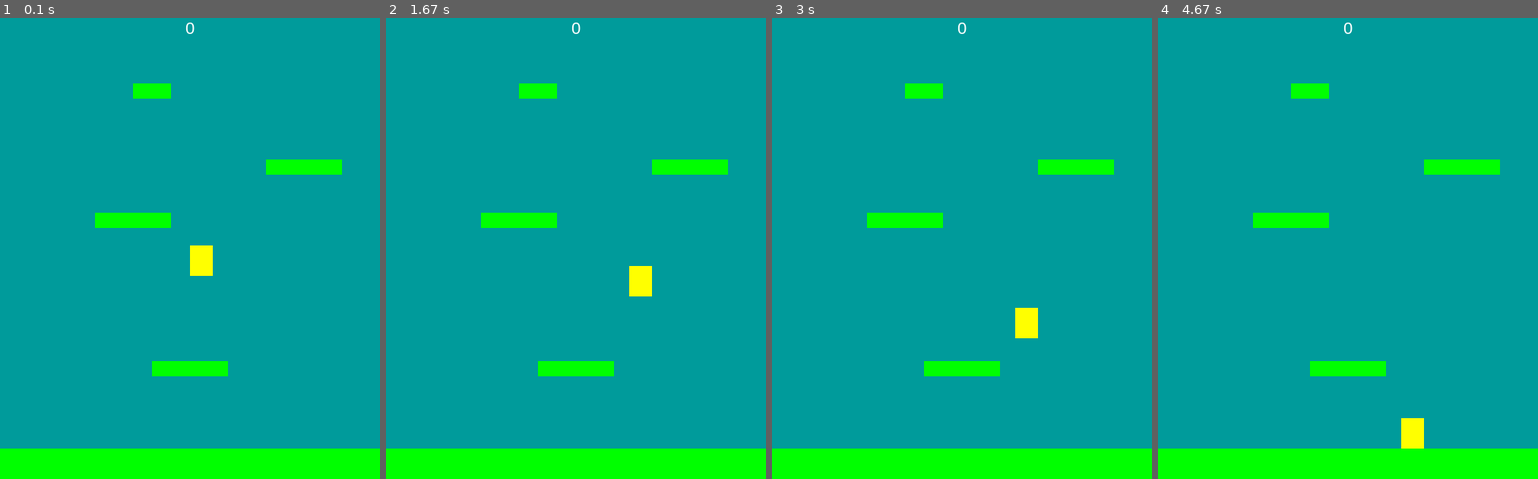
Above: before the commit, frames 1-4 (left to right).
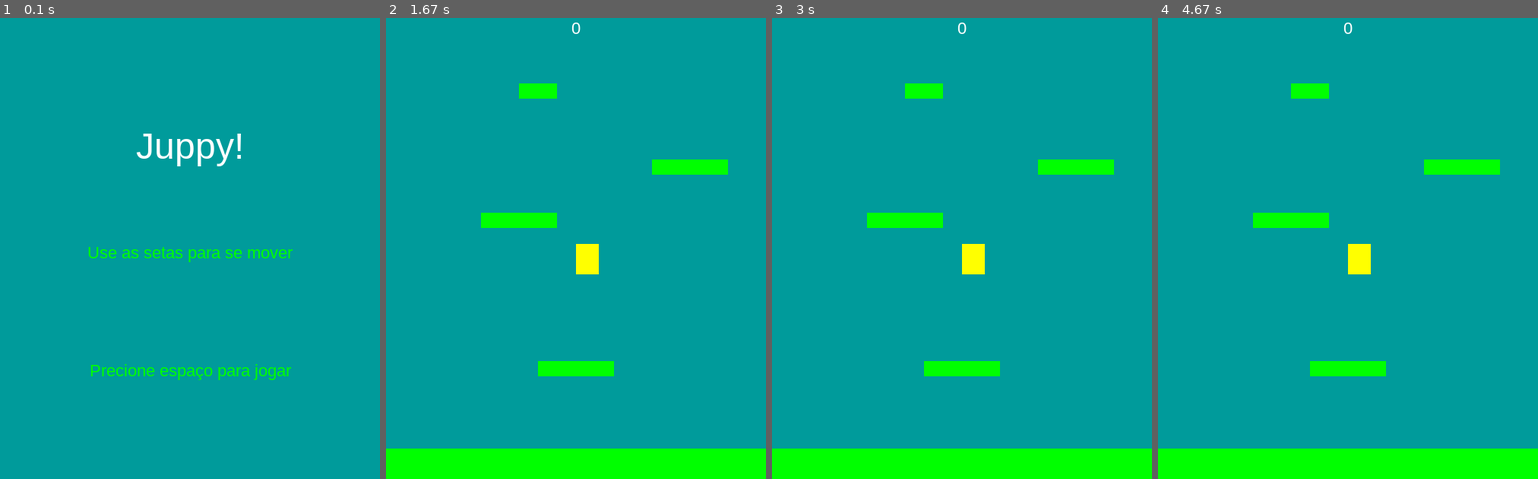
Above: after the commit, the same moments.

Repository: RodrigoMBarros/PyGame_2020.1
Game: pygame game, started from inicio_projeto/game_main.py
Two runs of this game, one before a commit and one after it. Both use one fixed random seed, a clock stepped at 60 frames per second and the inputs below.
Inputs:
- Up to frame 1 (0.1 s): no input
- Up to frame 2 (1.67 s): tap Space at 0.33, 0.73, 1.03 s; hold Right 0.67-1.13 s
- Up to frame 3 (3 s): no input
- Up to frame 4 (4.67 s): no input

The runs differ from the first frame. In frame 1, 11% of the frame differs, in the area x 0-100%, y 0-100%; in frame 2, 0.8%; in frame 3, 0.8%; in frame 4, 0.8%.

Commit message:
Alterações na tela - erro na mudança

Diff:
--- a/inicio_projeto/game_main.py
+++ b/inicio_projeto/game_main.py
@@ -194,6 +194,9 @@
             self.jogador.trata_eventos(event)
 
     def draw(self):
+
+        # Função para desenvolver imagens #
+
         self.screen.fill(LIGHTBLUE)
         # self.screen.blit(backgrond,(0,0))
         self.all_sprites.draw(self.screen)
@@ -212,17 +215,31 @@
 
 
     def tela_inicial(self):
+
         # game go screen
+
         self.screen.fill(LIGHTBLUE)
         self.draw_textos("Juppy!", 48, WHITE, WIDTH / 2, HEIGHT /4)
+
         #== Instruções
         self.draw_textos("Use as setas para se mover", 22, GREEN, WIDTH/2, HEIGHT / 2)
         self.draw_textos("Precione espaço para jogar", 22, GREEN, WIDTH/2, (HEIGHT* 3/4) )
         pg.display.flip()
-
+        self.espera_acao()
 
     def tela_final(self):
-        pass
+
+        #Função para definir a tela final de gameover#
+
+        if not self.rodando:  #se quiser sair não tem que mostrar a tela final
+            return
+        self.screen.fill(LIGHTBLUE)
+        # resultados
+        self.draw_textos("GAME OVER", 48, BLACK, WIDTH / 2, HEIGHT /4)
+        self.draw_textos("Score = " + str(self.score), 22, GREEN, WIDTH/2, HEIGHT / 2)
+        self.draw_textos("Precione espaço para jogar novamente", 22, GREEN, WIDTH/2, (HEIGHT* 3/4) )
+        pg.display.flip()
+        #self.espera_acao()
 
     def espera_acao(self):
 
@@ -231,11 +248,19 @@
         esperando = True
         while esperando:
             self.clock.tick(FPS)
+            for event in pg.event.get():
+                if event.type == pg.QUIT:
+                    esperando = False
+                    self.rodando = False
+
+                if event.type == pg.KEYUP:
+                    if event.key == pg.K_SPACE:
+                        esperando = False
 
 g = Game()
 g.tela_inicial()
-g.refresh()  # reniciar apenas no novo jogo
 while g.rodando:
+    g.refresh()  # reniciar apenas no novo jogo
     g.run()
     g.tela_final()
 
